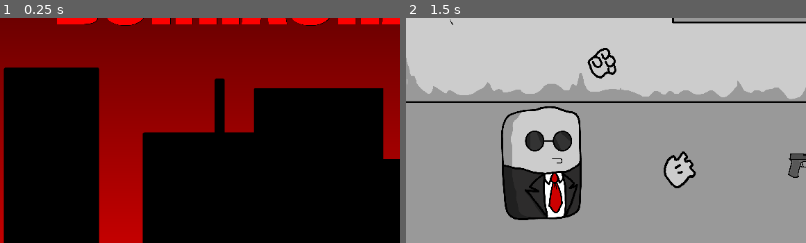
Above: before the commit, frames 1-2 (left to right).
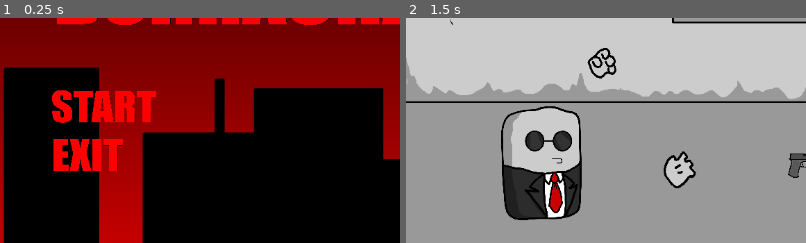
Above: after the commit, the same moments.

Repository: PH1LIPPUS/JoaoBorracha
Game: Godot game, scene res://Sceens/main.tscn
Same seed, same stepped clock (60 frames per second), same inputs: the game is played once before the commit and once after it. This scene is started directly instead of the project's main scene. Video files are missing from this copy of the repository; at most half a second of black plays in their place.
Inputs (mouse positions are % of the whole screen's width and height, from its top left):
- Up to frame 1 (0.25 s): no input
- Up to frame 2 (1.5 s): click (13, 61) at 0.5 s; click (94, 7) at 1.25 s
The pictures show only the part of the screen within x 0-50%, y 41-91%; the shares and areas given below are measured in that part.

The runs differ from the first frame. In frame 1, 4.4% of the frame differs, in the area x 13-39%, y 32-68%; in frame 2, nothing differs.

Commit message:
Update tela_inicial.tscn

Diff:
--- a/joaoborracha/Sceens/tela_inicial.tscn
+++ b/joaoborracha/Sceens/tela_inicial.tscn
@@ -1,20 +1,30 @@
-[gd_scene load_steps=9 format=3 uid="uid://dqb7eq54wcrw"]
+[gd_scene load_steps=13 format=3 uid="uid://dqb7eq54wcrw"]
 
 [ext_resource type="Script" uid="uid://cpbsrkr2b7qtq" path="res://Scrips/tela_inicial.gd" id="1_phcc0"]
 [ext_resource type="Texture2D" uid="uid://17opgr2d738l" path="res://Resources/resources/sprites/ui/menu/bg.png" id="2_dil2j"]
 [ext_resource type="Script" uid="uid://bd0bl2noky1jn" path="res://Scrips/fundo.gd" id="2_ftdq1"]
 [ext_resource type="Texture2D" uid="uid://vr2r367au6id" path="res://Resources/resources/sprites/ui/menu/city.png" id="3_ftdq1"]
 [ext_resource type="Texture2D" uid="uid://dykgie66otqpi" path="res://Resources/resources/sprites/ui/menu/shadow.png" id="4_qdyyu"]
+[ext_resource type="Texture2D" uid="uid://cl4k2kdqrakky" path="res://Resources/resources/sprites/ui/text/quit.png" id="6_abi7u"]
+[ext_resource type="Texture2D" uid="uid://dpjowdow1l8k8" path="res://Resources/resources/sprites/ui/text/quit1.png" id="7_44u72"]
+[ext_resource type="Texture2D" uid="uid://copvaw6ffaxsw" path="res://Resources/resources/sprites/ui/text/play.png" id="8_6rexp"]
 [ext_resource type="Texture2D" uid="uid://bb6ijlg5v3sck" path="res://Resources/resources/sprites/ui/text/logo.png" id="8_7b5cv"]
+[ext_resource type="Texture2D" uid="uid://7eyy66bmy3i4" path="res://Resources/resources/sprites/ui/text/play1.png" id="9_4dmv5"]
 
 [sub_resource type="SpriteFrames" id="SpriteFrames_qdyyu"]
 animations = [{
-"frames": [],
+"frames": [{
+"duration": 1.0,
+"texture": ExtResource("6_abi7u")
+}],
 "loop": true,
 "name": &"idle",
 "speed": 5.0
 }, {
-"frames": [],
+"frames": [{
+"duration": 1.0,
+"texture": ExtResource("7_44u72")
+}],
 "loop": true,
 "name": &"sair",
 "speed": 5.0
@@ -22,12 +32,18 @@
 
 [sub_resource type="SpriteFrames" id="SpriteFrames_h8kk8"]
 animations = [{
-"frames": [],
+"frames": [{
+"duration": 1.0,
+"texture": ExtResource("8_6rexp")
+}],
 "loop": true,
 "name": &"idle",
 "speed": 5.0
 }, {
-"frames": [],
+"frames": [{
+"duration": 1.0,
+"texture": ExtResource("9_4dmv5")
+}],
 "loop": true,
 "name": &"play",
 "speed": 5.0
@@ -92,14 +108,14 @@
 position = Vector2(126.125, 464.813)
 scale = Vector2(0.125583, 0.115669)
 sprite_frames = SubResource("SpriteFrames_qdyyu")
-animation = &"sair"
+animation = &"idle"
 autoplay = "idle"
 
 [node name="Play" type="AnimatedSprite2D" parent="."]
 position = Vector2(149.688, 395)
 scale = Vector2(0.1249, 0.114648)
 sprite_frames = SubResource("SpriteFrames_h8kk8")
-animation = &"play"
+animation = &"idle"
 autoplay = "idle"
 
 [node name="Logo" type="Sprite2D" parent="."]
